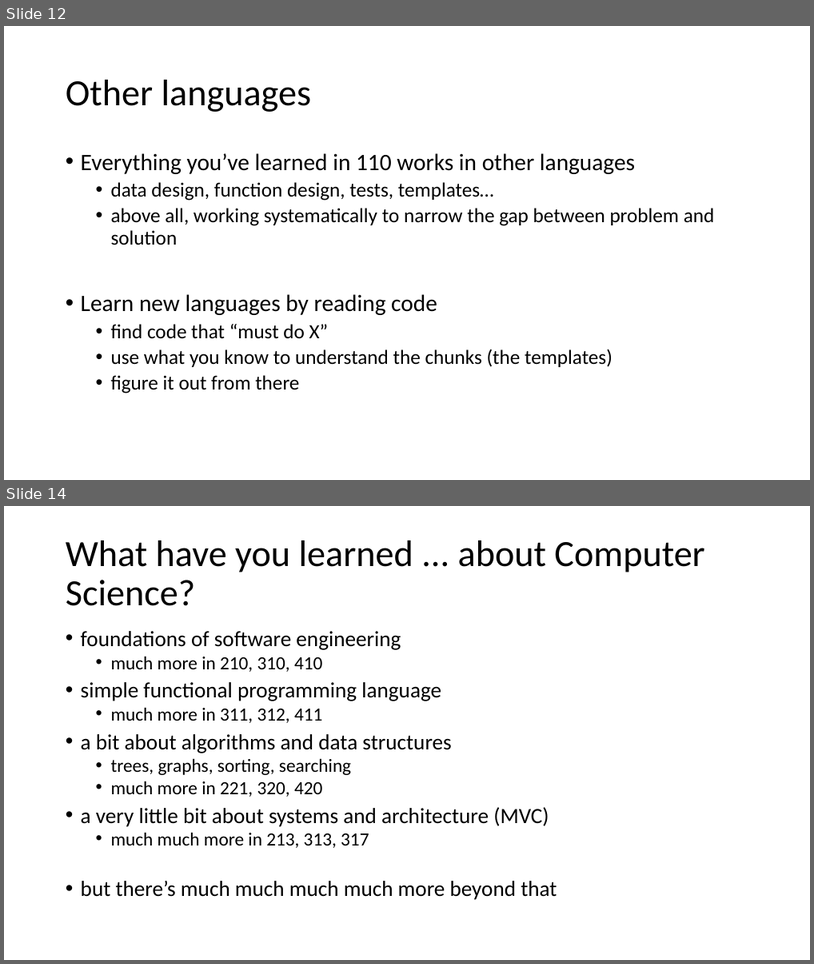
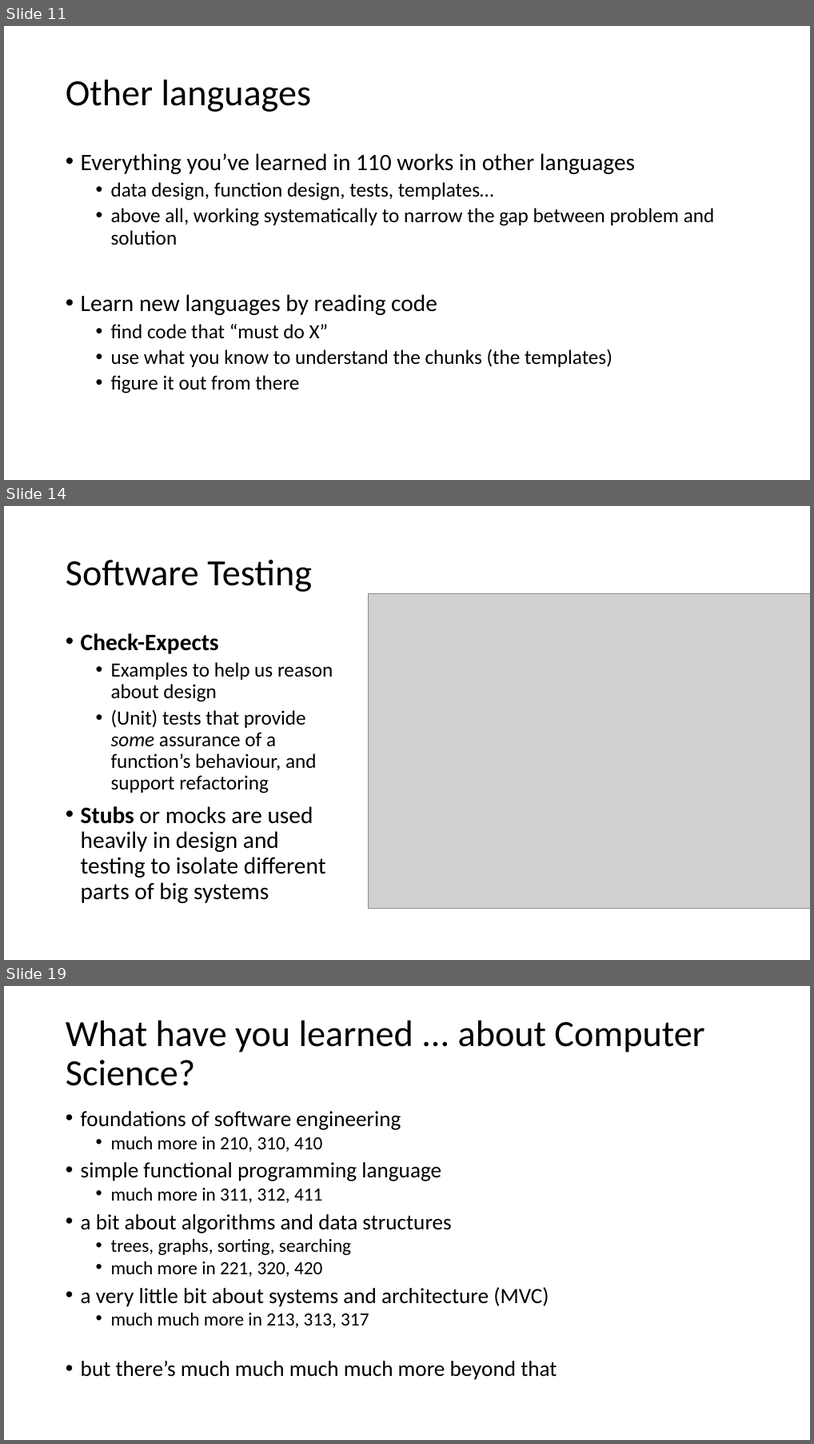
Before and after one commit to GregorKiczales/spd-materials, a slide deck: instructor/l23/lec23-wrap.pptx. Shown one above the other, each under a label of ours: slides 12 and 14 before the commit, slides 11, 14 and 19 after it; the slides between them are not shown. The pictures are 814x964 and 814x1444 pixels, drawn with LibreOffice and Linux fonts; fonts in the diff are those of the drawing; grey boxes stand for pictures. Boxes give left, top, right and bottom in pixels: in the first picture for what was removed or moved away, otherwise in the second. Text is boxed around its words. In the diff, an @@ line names an element or a change of style, - is before the commit and + after.

```diff
--- a/instructor/l23/lec23-wrap.pptx
+++ b/instructor/l23/lec23-wrap.pptx
@@ slide 14 added at (x1=4, y1=506, x2=810, y2=960), background #FFFFFF @@
@@ title added at (x1=66, y1=560, x2=312, y2=592), 44 pt, text #000000 @@
+Software Testing
@@ picture added at (x1=368, y1=594, x2=810, y2=908) @@
@@ text added at (x1=81, y1=633, x2=333, y2=903), 24 pt, text #000000 @@
+• Check-Expects
+  • Examples to help us reason about design
+  • (Unit) tests that provide some assurance of a function’s behaviour, and support refactoring
+• Stubs or mocks are used heavily in design and testing to isolate different parts of big systems
@@ what was slide 12 is now slide 11 @@
@@ what was slide 14 is now slide 19 @@
```
Also in this commit, not shown: 14 slides changed, 5 other slides added, 2 slides removed, 1 other file.
